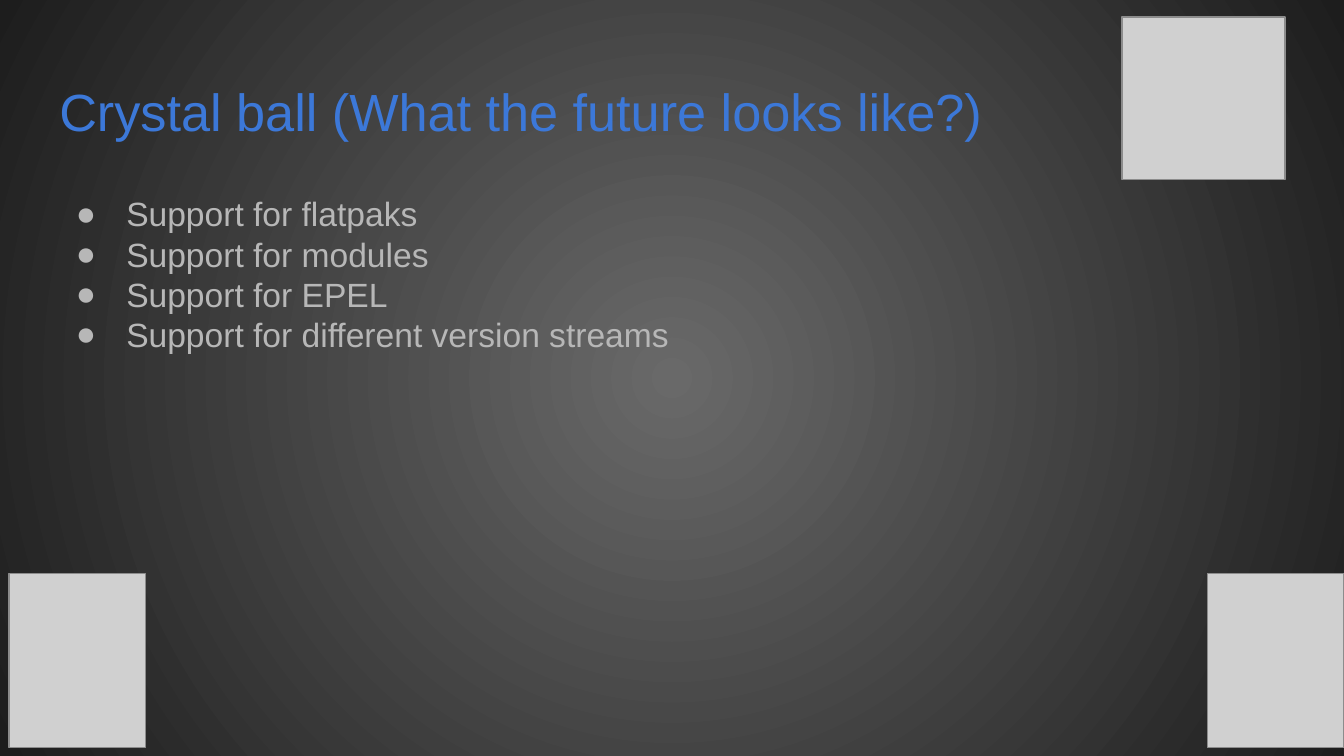
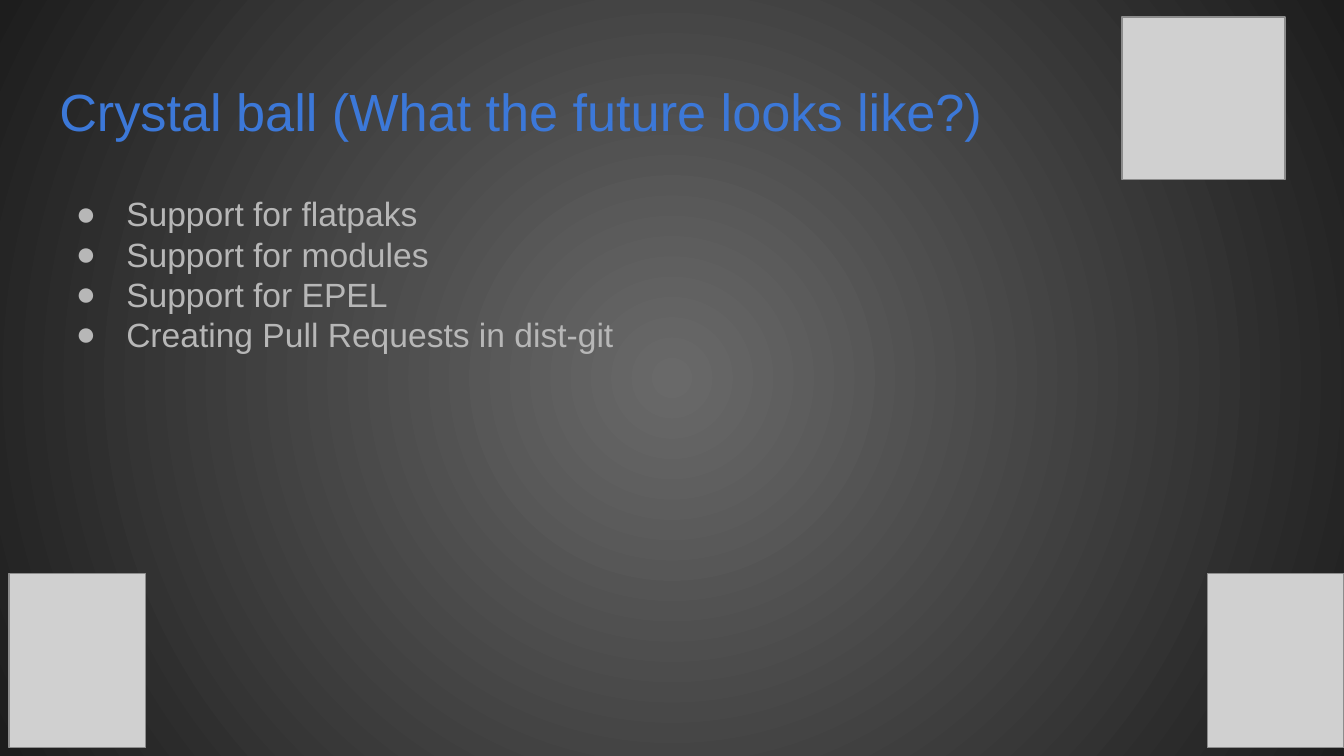
Before and after one commit to Zlopez/fedora_slides, a slide deck: slide 11 of Fedora Nest 2022/What's new in the land of release-monitoring.org/What's new in the land of release-monitoring.org.odp. Drawn at 1344x756 pixels with LibreOffice and Linux fonts; fonts in the diff are those of the drawing; grey boxes stand for pictures. Boxes give left, top, right and bottom in pixels: in the first picture for what was removed or moved away, otherwise in the second. Text is boxed around its words. In the diff, an @@ line names an element or a change of style, - is before the commit and + after.

```diff
--- a/Fedora Nest 2022/What's new in the land of release-monitoring.org/What's new in the land of release-monitoring.org.odp
+++ b/Fedora Nest 2022/What's new in the land of release-monitoring.org/What's new in the land of release-monitoring.org.odp
@@ text at (126,322,613,353): text changed @@
-● Support for different version streams
+● Creating Pull Requests in dist-git
```
Also in this commit, not shown: 2 other slides changed, 2 other files.
